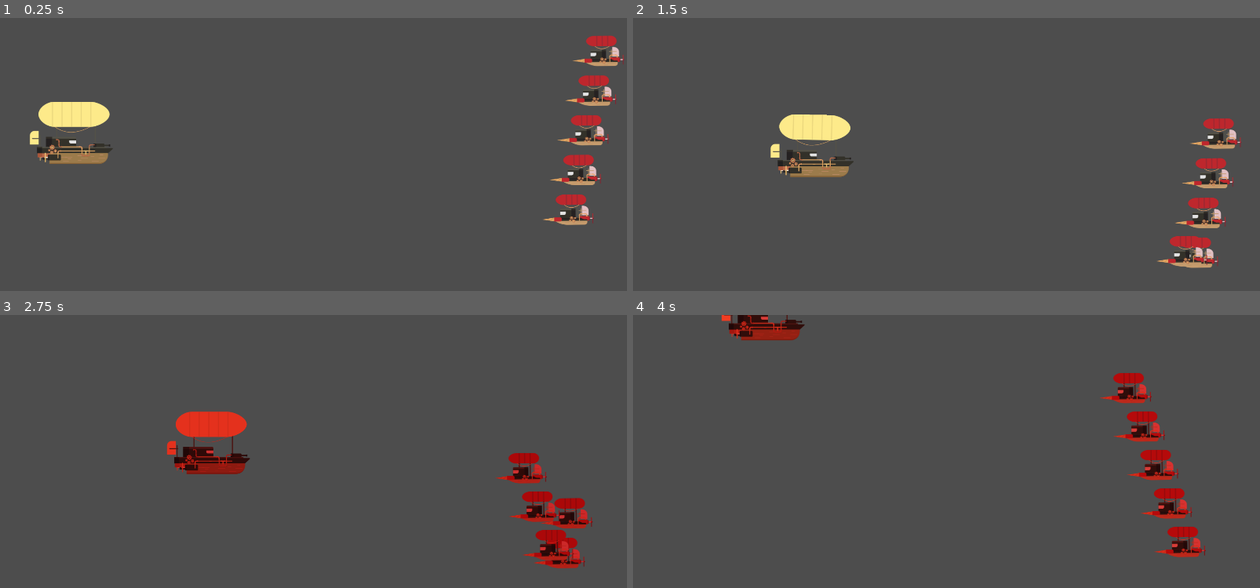
Above: before the commit, frames 1-4 (two rows, left to right).
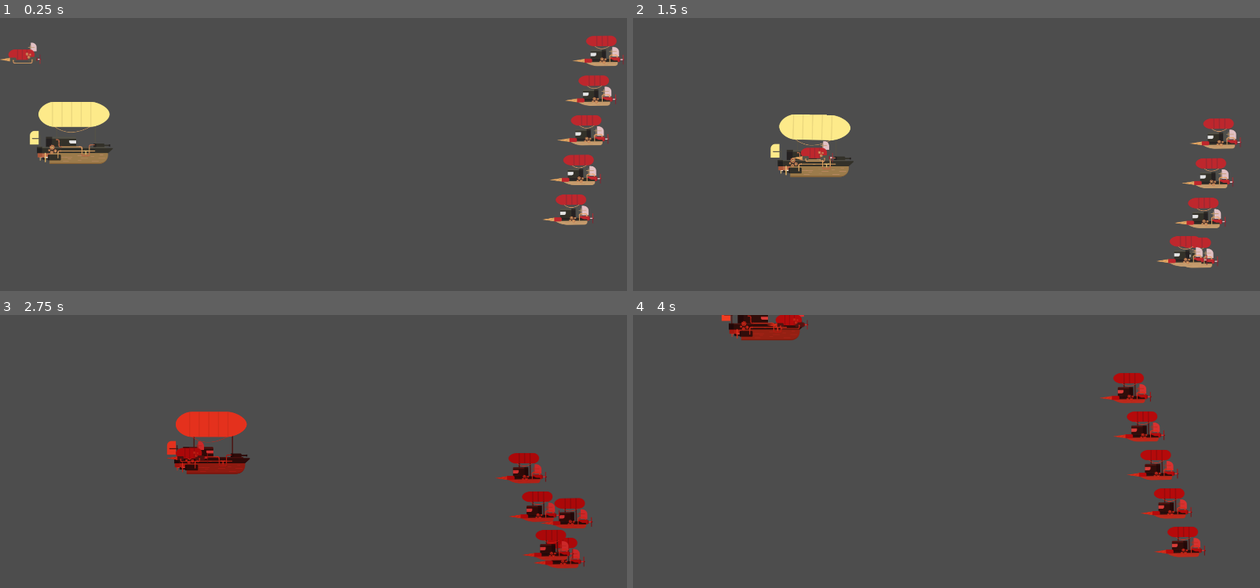
Above: after the commit, the same moments.

Repository: luishernandezg/arkanet
Game: Godot game, scene res://Scenes/Nivel1.tscn
Same seed, same stepped clock (60 frames per second), same inputs: the game is played once before the commit and once after it.
Inputs:
- Up to frame 1 (0.25 s): no input
- Up to frame 2 (1.5 s): hold D (move_right) 0.53-1.28 s; hold Z (damage_test) 0.53-1.28 s; hold A (move_left) from 1.28 s (still down); tap S (move_dowm) at 1.35 s
- Up to frame 3 (2.75 s): release A (move_left) at 2.03 s; hold D (move_right) from 2.03 s (still down); hold Z (damage_test) from 2.03 s (still down)
- Up to frame 4 (4 s): release D (move_right) at 2.78 s; release Z (damage_test) at 2.78 s; hold W (move_up) 2.78-3.53 s; tap S (move_dowm) at 2.85 s; hold A (move_left) from 3.53 s (still down); hold Z (damage_test) from 3.53 s (still down)

The runs differ from the first frame. In frame 1, 0.2% of the frame differs, in the area x 0-7%, y 8-17%; in frame 2, 0.2%; in frame 3, 0.2%, in the area x 26-34%, y 46-55%; in frame 4, 0.2%.

Commit message:
enemy wit taget

Diff:
--- a/Scenes/Character.tscn
+++ b/Scenes/Character.tscn
@@ -173,7 +173,7 @@
 states/move_right/position = Vector2(755.5, 99)
 transitions = ["move_left", "RESET", SubResource("AnimationNodeStateMachineTransition_cb8hm"), "RESET", "move_left", Su …(371 unchanged characters)…
 
-[node name="Character" type="CharacterBody2D"]
+[node name="Character" type="CharacterBody2D" groups=["characters"]]
 position = Vector2(420, 169)
 script = ExtResource("1_0lpbi")
 
--- a/Scenes/Nivel1.tscn
+++ b/Scenes/Nivel1.tscn
@@ -1,7 +1,8 @@
-[gd_scene load_steps=3 format=3 uid="uid://bkpuv3tv720x0"]
+[gd_scene load_steps=4 format=3 uid="uid://bkpuv3tv720x0"]
 
 [ext_resource type="PackedScene" uid="uid://bwqfgmp83lufd" path="res://Scenes/Character.tscn" id="1_2ripf"]
 [ext_resource type="PackedScene" uid="uid://8qhymcei0n4c" path="res://Scenes/enemy_group.tscn" id="2_448l0"]
+[ext_resource type="PackedScene" uid="uid://dmd3tlnw0xnp6" path="res://Scenes/enemy_with_target.tscn" id="3_mgh68"]
 
 [node name="Nivel1" type="Node2D"]
 
@@ -11,3 +12,5 @@
 [node name="EnemyGroup" parent="." instance=ExtResource("2_448l0")]
 position = Vector2(237.222, -160.035)
 scale = Vector2(1.169, 1.02829)
+
+[node name="EnemyWithTarget" parent="." instance=ExtResource("3_mgh68")]
--- /dev/null
+++ b/Scenes/enemy_with_target.tscn
@@ -0,0 +1,70 @@
+[gd_scene load_steps=11 format=3 uid="uid://dmd3tlnw0xnp6"]
+
+[ext_resource type="Script" path="res://Scripts/enemy_with_target.gd" id="1_sc75d"]
+[ext_resource type="Texture2D" uid="uid://gw31o15v0myl" path="res://Assets/enemigos/enemigo2.png" id="1_xr8gv"]
+
+[sub_resource type="AtlasTexture" id="AtlasTexture_60p88"]
+atlas = ExtResource("1_xr8gv")
+region = Rect2(0, 0, 146, 95)
+
+[sub_resource type="AtlasTexture" id="AtlasTexture_36bwv"]
+atlas = ExtResource("1_xr8gv")
+region = Rect2(146, 0, 146, 95)
+
+[sub_resource type="AtlasTexture" id="AtlasTexture_yljqr"]
+atlas = ExtResource("1_xr8gv")
+region = Rect2(292, 0, 146, 95)
+
+[sub_resource type="AtlasTexture" id="AtlasTexture_1xeo0"]
+atlas = ExtResource("1_xr8gv")
+region = Rect2(438, 0, 146, 95)
+
+[sub_resource type="AtlasTexture" id="AtlasTexture_3p0b5"]
+atlas = ExtResource("1_xr8gv")
+region = Rect2(584, 0, 146, 95)
+
+[sub_resource type="AtlasTexture" id="AtlasTexture_e1p8l"]
+atlas = ExtResource("1_xr8gv")
+region = Rect2(730, 0, 146, 95)
+
+[sub_resource type="SpriteFrames" id="SpriteFrames_6p87e"]
+animations = [{
+"frames": [{
+"duration": 1.0,
+"texture": SubResource("AtlasTexture_60p88")
+}, {
+"duration": 1.0,
+"texture": SubResource("AtlasTexture_36bwv")
+}, {
+"duration": 1.0,
+"texture": SubResource("AtlasTexture_yljqr")
+}, {
+"duration": 1.0,
+"texture": SubResource("AtlasTexture_1xeo0")
+}, {
+"duration": 1.0,
+"texture": SubResource("AtlasTexture_3p0b5")
+}, {
+"duration": 1.0,
+"texture": SubResource("AtlasTexture_e1p8l")
+}],
+"loop": true,
+"name": &"idle",
+"speed": 10.0
+}]
+
+[sub_resource type="CapsuleShape2D" id="CapsuleShape2D_gcrt7"]
+radius = 23.8974
+height = 72.0885
+
+[node name="EnemyWithTarget" type="Area2D"]
+script = ExtResource("1_sc75d")
+
+[node name="AnimatedSprite2D" type="AnimatedSprite2D" parent="."]
+sprite_frames = SubResource("SpriteFrames_6p87e")
+animation = &"idle"
+autoplay = "idle"
+
+[node name="CollisionShape2D" type="CollisionShape2D" parent="."]
+rotation = 1.55692
+shape = SubResource("CapsuleShape2D_gcrt7")
--- a/Scripts/character.gd
+++ b/Scripts/character.gd
@@ -1,8 +1,6 @@
 extends CharacterBody2D
 
-
-@export var speed = 600.0
-
+@export var speed: float = 600.0
 @onready var playback: AnimationNodeStateMachinePlayback = $AnimationTree.get("parameters/playback")
 
 func _physics_process(_delta: float) -> void:
--- a/Scripts/enemy_group.gd
+++ b/Scripts/enemy_group.gd
@@ -1,7 +1,6 @@
 extends Path2D
 
 @export  var speed: float = 200
-
 @onready var paths = get_children()
 
 func _process(delta: float) -> void:
--- /dev/null
+++ b/Scripts/enemy_with_target.gd
@@ -0,0 +1,9 @@
+extends Area2D
+
+@export var  speed: float = 500.0
+@onready var character = get_tree().get_nodes_in_group("characters")
+
+# Called every frame. 'delta' is the elapsed time since the previous frame.
+func _physics_process(delta: float) -> void:
+	var posicion_character = character[0].global_position
+	global_position = global_position.move_toward(posicion_character ,speed*delta)
